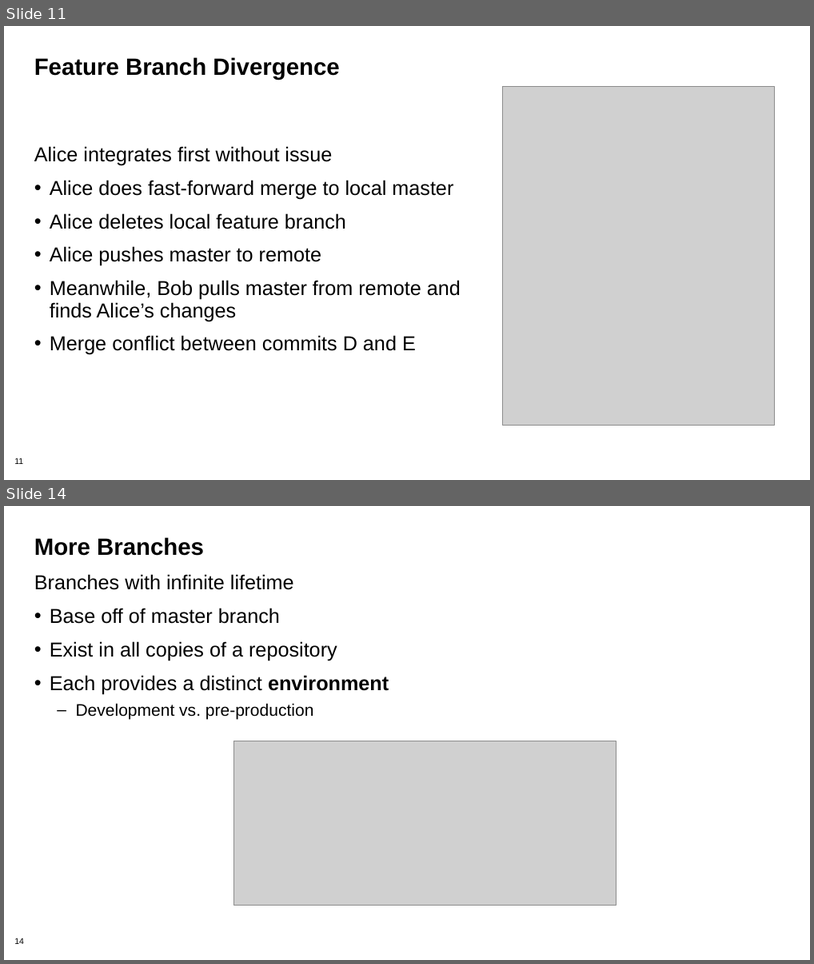
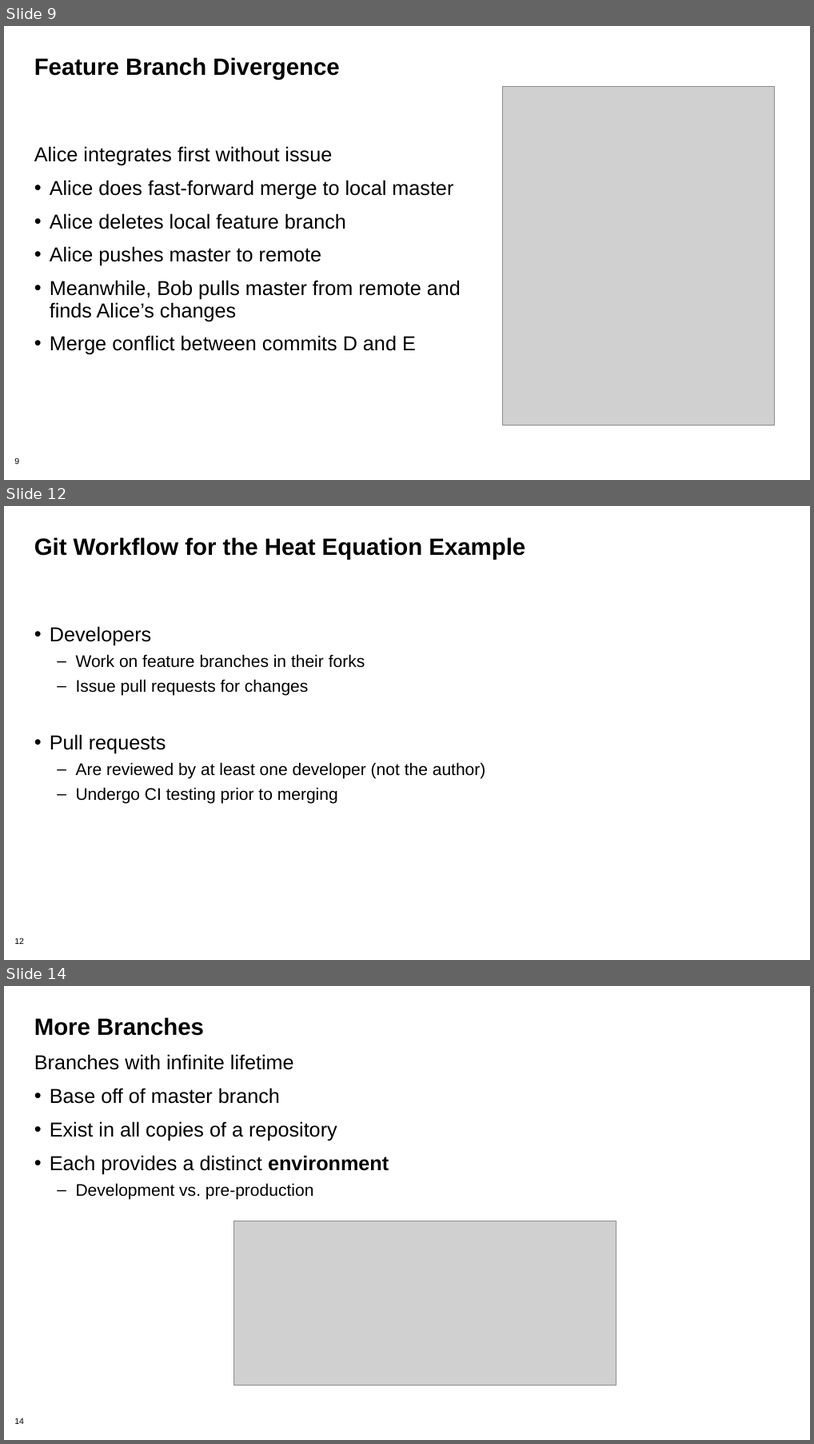
Before and after one commit to betterscientificsoftware/bssw-tutorial, a slide deck: presentations/03-gitworkflows.pptx. Shown one above the other, each under a label of ours: slides 11 and 14 before the commit, slides 9, 12 and 14 after it; the slides between them are not shown. The pictures are 814x964 and 814x1444 pixels, drawn with LibreOffice and Linux fonts; fonts in the diff are those of the drawing; grey boxes stand for pictures; background and template pictures are left out. Boxes give left, top, right and bottom in pixels: in the first picture for what was removed or moved away, otherwise in the second. Text is boxed around its words. In the diff, an @@ line names an element or a change of style, - is before the commit and + after.

Commit message:
Added forks and heat equation example content.

```diff
--- a/presentations/03-gitworkflows.pptx
+++ b/presentations/03-gitworkflows.pptx
@@ slide 12 added at (4, 506, 810, 960), background #FFFFFF; not listed: 1 template element that a slide beside it also shows @@
@@ title added at (34, 537, 526, 560), 28 pt, text #000000, bold @@
+Git Workflow for the Heat Equation Example
@@ text added at (50, 626, 486, 803), 20 pt, text #000000 @@
+• Developers
+  – Work on feature branches in their forks
+  – Issue pull requests for changes
+• Pull requests
+  – Are reviewed by at least one developer (not the author)
+  – Undergo CI testing prior to merging
@@ what was slide 11 is now slide 9 @@
@@ page number at (14, 457, 19, 464): text changed @@
-11
+9
```
Also in this commit, not shown: 2 slides changed, 2 other slides added, 3 slides removed.
